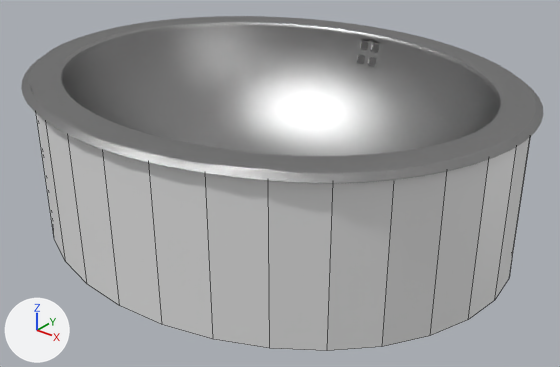
The Blender file Bathroom_Sinks/Bachata 2609-SU.blend as it was, and as the next commit left it.
Before and after are seen from a 50 mm camera at (0.703, -0.761, 0.231) aimed at (0.27, -0.22, -0.104). The lights are fixed; the arrows at lower left show +X, +Y and +Z. Mesh edges are drawn as thin lines on the coarser meshes.

Names of what the first picture shows: 'MESH.Bachata 2609-SU', 'MESH.Bachata 2609-SU.001'.
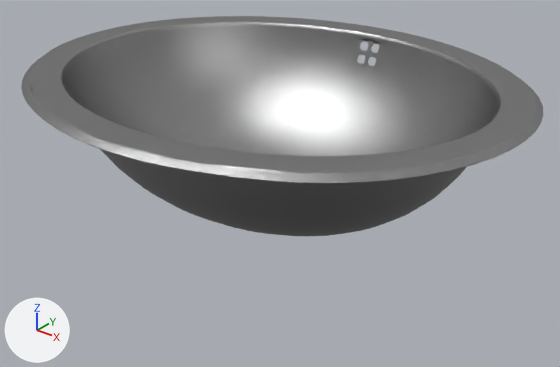
What the commit changed:
Object 'MESH.Bachata 2609-SU.001' (ob_mesh_bachata_2609_su_001) is now hidden.

Boxes (x1, y1, x2, y2) around the edits, measured in the pictures (560 x 367 px):
'MESH.Bachata 2609-SU.001', hidden: before (36, 41, 530, 351)
